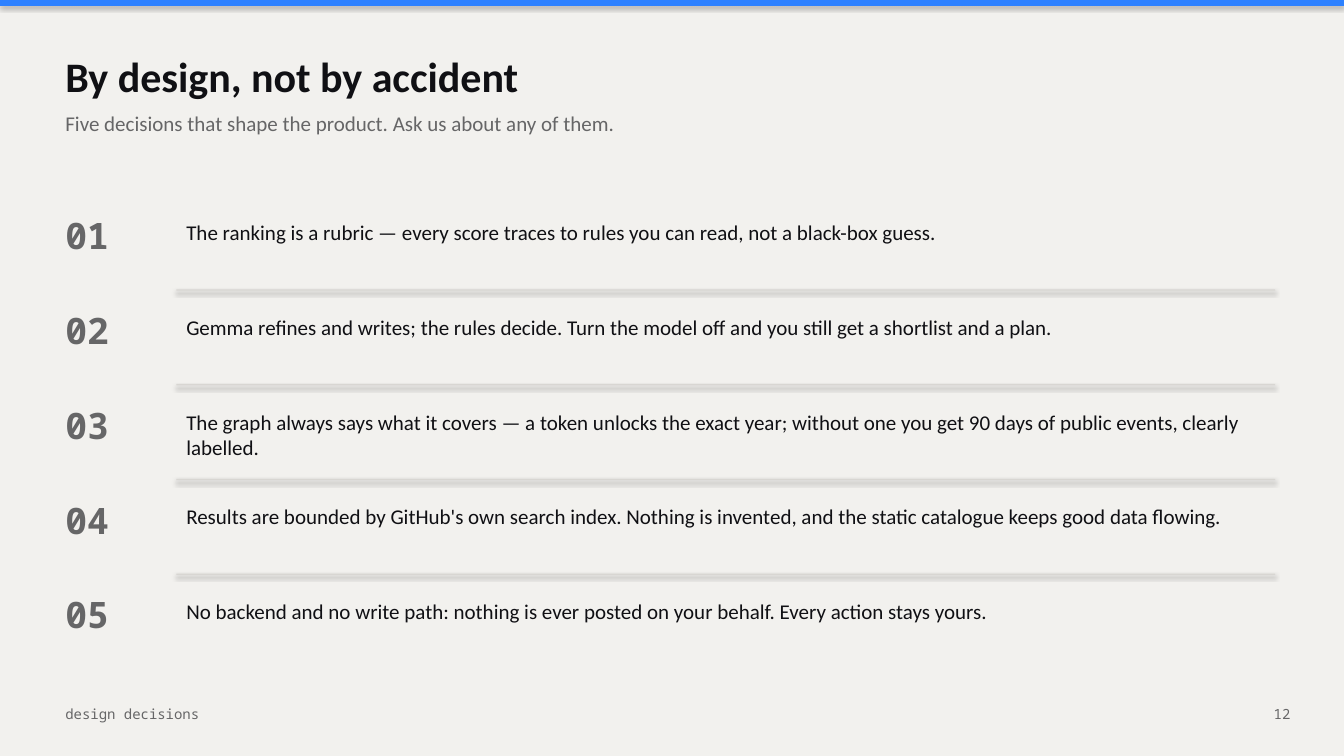
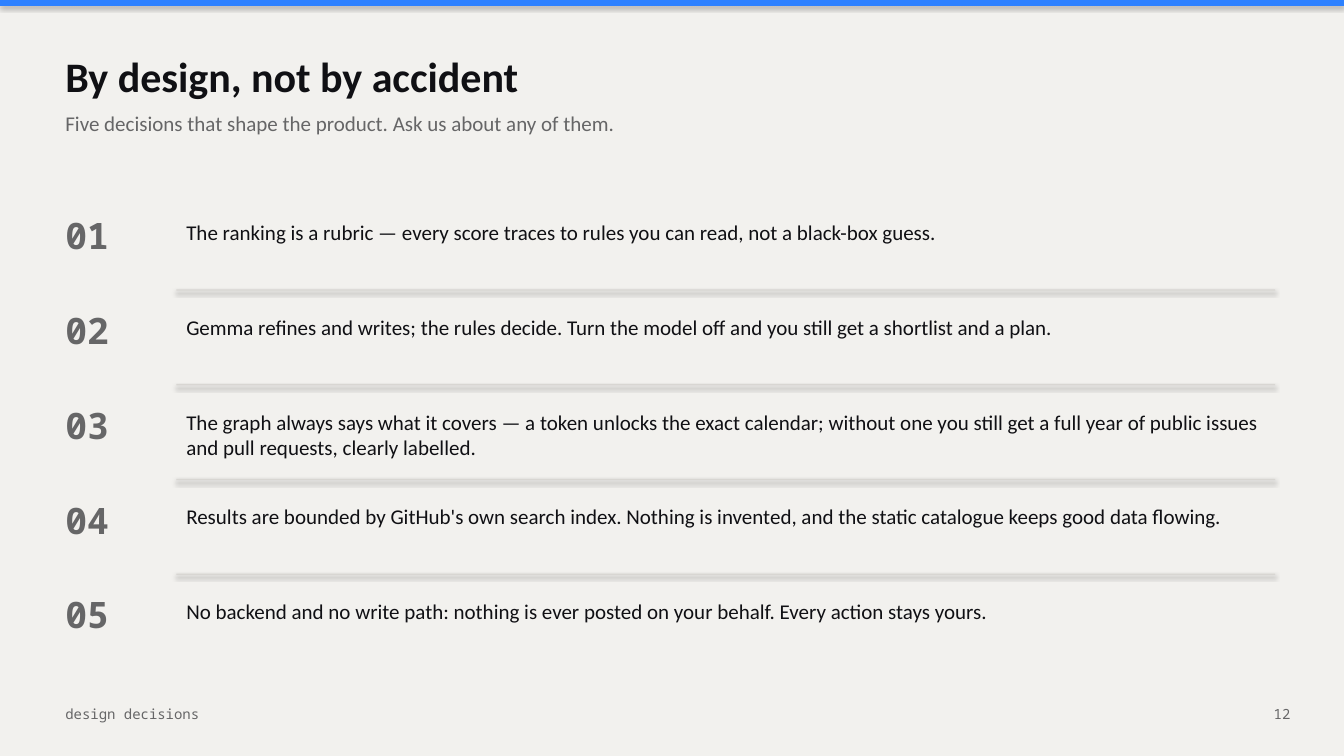
Before and after one commit to Tanmay-Tiwaricyber/contribmatch, a slide deck: slide 12 of docs/ContribMatch-Pitch-Deck.pptx. Drawn at 1344x756 pixels with LibreOffice and Linux fonts; fonts in the diff are those of the drawing. Boxes give left, top, right and bottom in pixels: in the first picture for what was removed or moved away, otherwise in the second. Text is boxed around its words. In the diff, an @@ line names an element or a change of style, - is before the commit and + after.

Commit message:
Widen the no-token graph: a full year of public issues and pull requests via the search API, merged behind the 90-day event detail

```diff
--- a/docs/ContribMatch-Pitch-Deck.pptx
+++ b/docs/ContribMatch-Pitch-Deck.pptx
@@ text at (x1=186, y1=415, x2=1257, y2=459): text changed @@
-The graph always says what it covers — a token unlocks the exact year; without one you get 90 days of public events, clearly labelled.
+The graph always says what it covers — a token unlocks the exact calendar; without one you still get a full year of public issues and pull requests, clearly labelled.
```
Also in this commit, not shown: 1 other slide changed, 13 other files.
